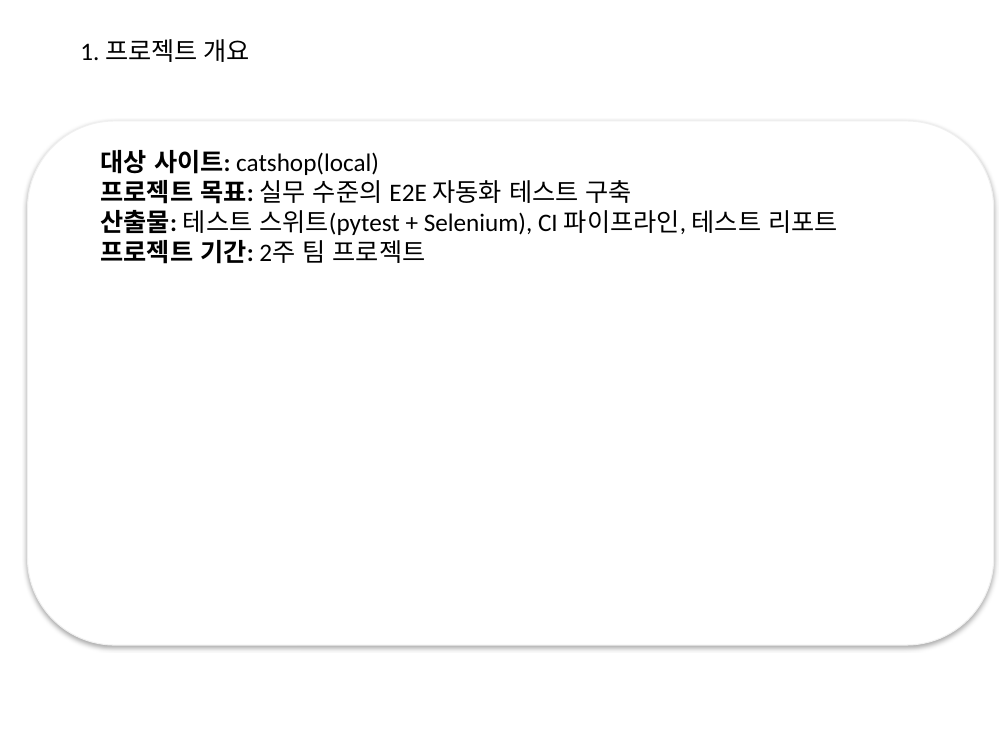
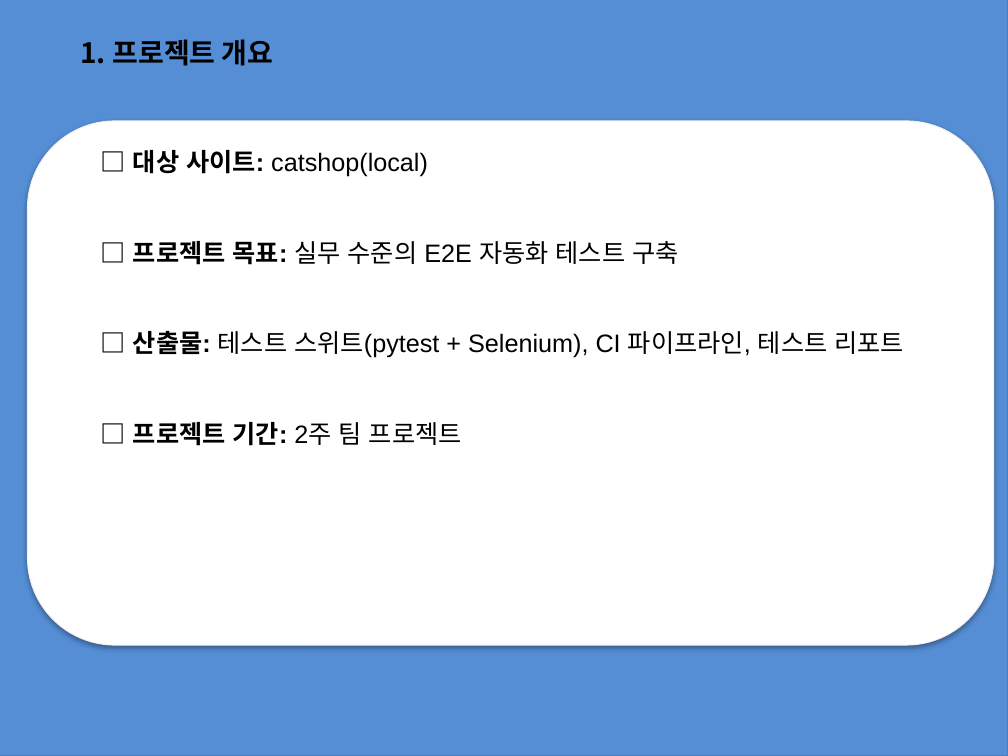
Before and after one commit to jwbaik98/project, a slide deck: slide 3 of 2조 프로젝트 과제(제작중).pptx (slide 2 before the commit). Drawn at 1008x756 pixels with LibreOffice and Linux fonts; fonts in the diff are those of the drawing; background and template pictures are left out. Boxes give left, top, right and bottom in pixels: in the first picture for what was removed or moved away, otherwise in the second. Text is boxed around its words. In the diff, an @@ line names an element or a change of style, - is before the commit and + after.

```diff
--- a/2조 프로젝트 과제(제작중).pptx
+++ b/2조 프로젝트 과제(제작중).pptx
@@ rectangle added at [0, 0, 1008, 756], fill #558ED5, outline #4B7EBC 0.75 pt @@
@@ text "1. 프로젝트 개요" at [80, 39, 274, 66]: size 18 to 20 pt, font Calibri to Noto Sans CJK KR, bold on @@
@@ text at [133, 150, 904, 446]: text changed; font Calibri to Arial @@
-대상 사이트: catshop(local)
-프로젝트 목표: 실무 수준의 E2E 자동화 테스트 구축
-산출물: 테스트 스위트(pytest + Selenium), CI 파이프라인, 테스트 리포트
-프로젝트 기간: 2주 팀 프로젝트
+□ 대상 사이트: catshop(local)
+□ 프로젝트 목표: 실무 수준의 E2E 자동화 테스트 구축
+□ 산출물: 테스트 스위트(pytest + Selenium), CI 파이프라인, 테스트 리포트
+□ 프로젝트 기간: 2주 팀 프로젝트
```
Also in this commit, not shown: 20 other slides changed, 3 slides added, 4 slides removed.
